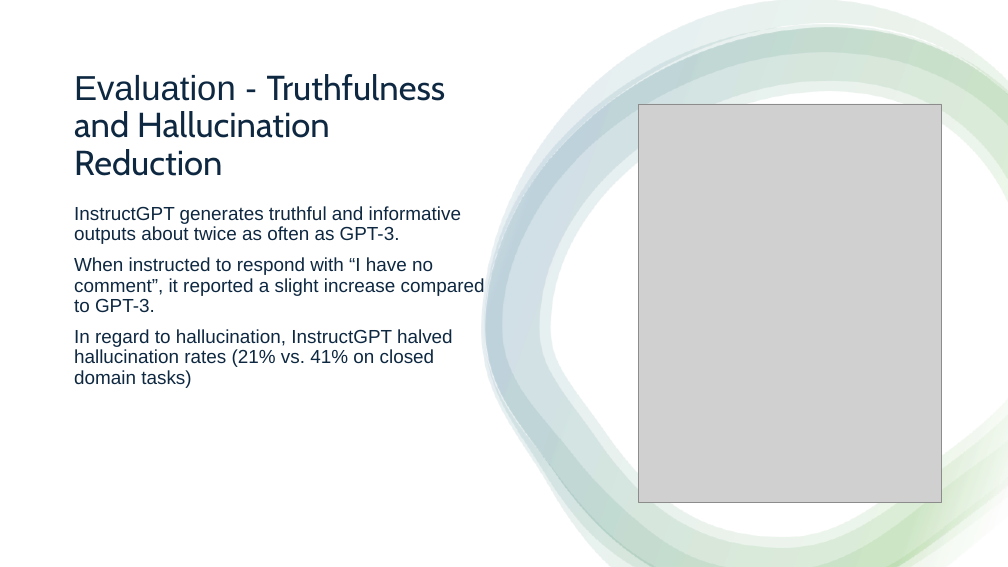
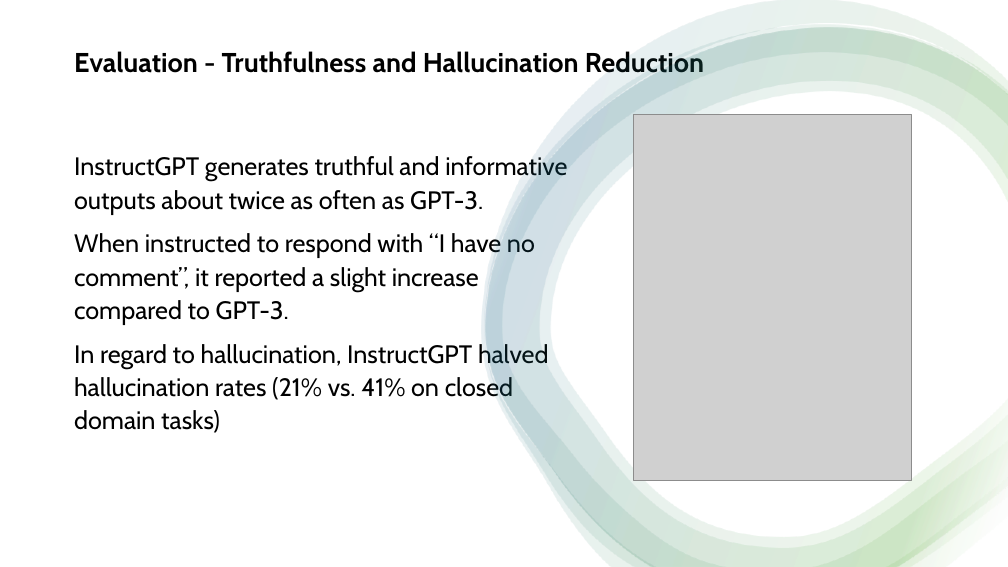
Before and after one commit to logus2k/genai_paper, a slide deck: slide 18 of final/final_version.pptx. Drawn at 1008x567 pixels with LibreOffice and Linux fonts; fonts in the diff are those of the drawing; grey boxes stand for pictures. Boxes give left, top, right and bottom in pixels: in the first picture for what was removed or moved away, otherwise in the second. Text is boxed around its words. In the diff, an @@ line names an element or a change of style, - is before the commit and + after.

Commit message:
Beta versions of final report and final presentation

```diff
--- a/final/final_version.pptx
+++ b/final/final_version.pptx
@@ title "Evaluation - Truthfulness and Hallucination ...": place and size @@
-title "Evaluation - Truthfulness and Hallucination ..." at <box>74,74,446,176</box>
+title "Evaluation - Truthfulness and Hallucination ..." at <box>74,49,704,78</box>
@@ title "Evaluation - Truthfulness and Hallucination ..." at <box>74,49,704,78</box>: size 33 to 25.9 pt, text colour #0E2841 to #000000, bold on; font Arial to Cabin in "Evaluation -"; line spacing 0.9 to 1.1; more space between paragraphs @@
@@ picture: place and size @@
-picture at <box>638,104,941,503</box>
+picture at <box>633,114,911,481</box>
@@ text "InstructGPT generates truthful and informative ...": place and size @@
-text "InstructGPT generates truthful and informative ..." at <box>74,206,485,388</box>
+text "InstructGPT generates truthful and informative ..." at <box>74,154,567,433</box>
@@ text "InstructGPT generates truthful and informative ..." at <box>74,154,567,433</box>: size 18 to 24 pt, font Arial to Cabin, text colour #0E2841 to #000000; line spacing 0.9 to 1.1 @@
```
Also in this commit, not shown: 11 other slides changed, 5 slides added, 4 slides removed, 2 other files.
